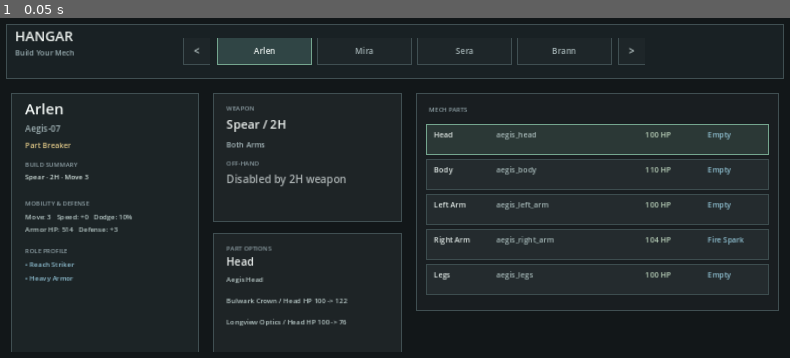
Above: before the commit, frame 1.
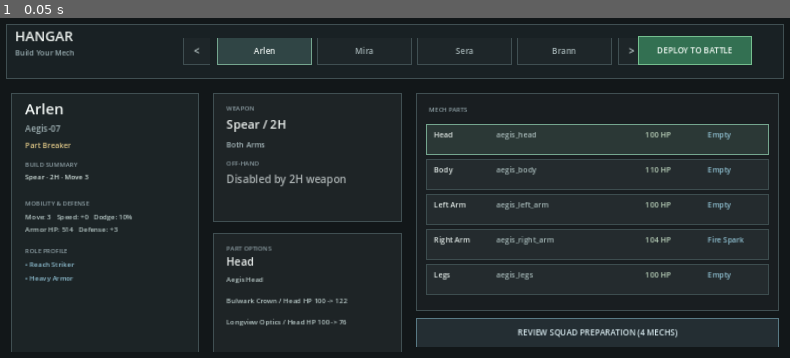
Above: after the commit, the same moment.

Repository: toonnix-github/magic-robot-tactic-war
Game: Godot game, scene res://scenes/hangar.tscn
The game is run twice, just before and just after one commit, with the same random seed, the same clock (stepped at 60 frames per second) and the same inputs.
Inputs:
- Up to frame 1 (0.05 s): no input

The runs differ from the first frame. In frame 1, 5.2% of the frame differs, in the area x 52-99%, y 5-97%.

Commit message:
feat: squad preparation and deploy custom builds into battle (#41)
- Add squad_overview, deploy_loadouts, deploy, and toggle_squad_view to HangarScreen
- Render full 4-mech squad review preparation UI with build identity and deploy triggers
- Wire configure_player_builds and deploy_hangar_builds in main.gd
- Apply custom part stats (Move, Dodge, Accuracy, Defense, and Part HP) directly to battle units
- Add static and acceptance tests covering squad preparation and hangar-to-battle state transfer

Diff:
--- a/src/main.gd
+++ b/src/main.gd
@@ -2344,6 +2344,21 @@
 			var cfg: Dictionary = loadouts[unit_id]
 			if cfg.has("pilot"):
 				_set_unit_pilot(unit, str(cfg["pilot"]))
+			if cfg.has("parts") and cfg["parts"] is Dictionary:
+				var part_stats: Dictionary = mech_build_model.build_stats({"parts": cfg["parts"]})
+				unit["base_move_range"] = int(part_stats.get("move", MOVE_RANGE))
+				unit["current_move_range"] = unit["base_move_range"]
+				unit["dodge"] = int(part_stats.get("dodge", 10))
+				unit["accuracy_modifier"] = int(part_stats.get("accuracy", 0))
+				unit["defense"] = int(part_stats.get("defense", 0))
+				var p_hp: Dictionary = part_stats.get("part_hp", {})
+				for p_name in PART_NAMES:
+					if unit["parts"].has(p_name):
+						var custom_max: int = int(p_hp.get(p_name, PART_MAX_HP))
+						unit["parts"][p_name]["max_hp"] = custom_max
+						unit["parts"][p_name]["hp"] = custom_max
+						unit["parts"][p_name]["destroyed"] = custom_max <= 0
+				unit["hp"] = combat_controller.overall_hp_ratio(unit, PART_NAMES)
 			if cfg.has("weapon") or cfg.has("off_hand") or cfg.has("pilot"):
 				if cfg.has("weapon"):
 					unit["weapon"] = cfg["weapon"]
@@ -2359,6 +2374,25 @@
 			if cfg.has("orbs") and cfg["orbs"] is Dictionary:
 				for part_name in cfg["orbs"]:
 					_install_orb(unit, str(part_name), str(cfg["orbs"][part_name]))
+
+
+func configure_player_builds(builds: Dictionary) -> void:
+	var loadouts: Dictionary = {}
+	for unit_id in builds.keys():
+		loadouts[unit_id] = mech_build_model.battle_loadout_for_build(
+			builds[unit_id],
+			WEAPON_DATA,
+			ORB_DATA,
+			PART_NAMES
+		)
+	configure_player_loadouts(loadouts)
+
+
+func deploy_hangar_builds(hangar) -> void:
+	if hangar == null:
+		return
+	var loadouts: Dictionary = hangar.deploy_loadouts() if hangar.has_method("deploy_loadouts") else {}
+	configure_player_loadouts(loadouts)
 
 
 func _select_mission(mission_id: String, swapped_sides: bool = false) -> void:
--- a/src/ui/hangar_screen.gd
+++ b/src/ui/hangar_screen.gd
@@ -1,5 +1,7 @@
 extends Control
 class_name HangarScreen
+
+signal deploy_requested(loadouts: Dictionary)
 
 const GameDataScript := preload("res://src/data/game_data.gd")
 const MechBuildModelScript := preload("res://src/data/mech_build_model.gd")
@@ -15,6 +17,9 @@
 var unit_tab_rects: Dictionary = {}
 var nav_rects: Dictionary = {}
 var highlighted_part_name := "Head"
+var squad_view_active := false
+var deploy_button_rect := Rect2()
+var squad_toggle_rect := Rect2()
 
 
 func _ready() -> void:
@@ -152,6 +157,16 @@
 	if press_position == null:
 		return
 
+	if deploy_button_rect.has_point(press_position):
+		deploy()
+		accept_event()
+		return
+
+	if squad_toggle_rect.has_point(press_position):
+		toggle_squad_view()
+		accept_event()
+		return
+
 	if nav_rects.get("previous", Rect2()).has_point(press_position):
 		select_previous_unit()
 		accept_event()
@@ -177,10 +192,16 @@
 	_draw_panel(rects["header"], Color(0.10, 0.13, 0.14))
 	_draw_title()
 	_draw_unit_tabs(rects["tabs"])
-	_draw_unit_identity(rects["identity"])
-	_draw_weapon_panel(rects["weapon"])
-	_draw_parts_panel(rects["parts"])
-	_draw_part_options(rects["options"])
+	_draw_deploy_button()
+
+	if squad_view_active:
+		_draw_squad_preparation_view()
+	else:
+		_draw_unit_identity(rects["identity"])
+		_draw_weapon_panel(rects["weapon"])
+		_draw_parts_panel(rects["parts"])
+		_draw_part_options(rects["options"])
+		_draw_squad_toggle_button()
 
 
 func _draw_title() -> void:
@@ -388,3 +409,114 @@
 
 func current_build_signals() -> Dictionary:
 	return build_signals()
+
+
+func squad_overview() -> Array:
+	var overview: Array = []
+	for unit_id in UNIT_IDS:
+		var build: Dictionary = builds.get(unit_id, {})
+		var summary: Dictionary = build_model.build_summary(build, GameDataScript.WEAPON_DATA, GameDataScript.ORB_DATA, GameDataScript.PART_NAMES)
+		var signals: Dictionary = build_model.build_signals(build, GameDataScript.WEAPON_DATA, GameDataScript.ORB_DATA, GameDataScript.PART_NAMES)
+		var stats: Dictionary = signals.get("key_stats", {})
+		overview.append({
+			"unit_id": unit_id,
+			"pilot": _pilot_name(unit_id),
+			"mech": str(summary.get("mech", "")),
+			"weapon": str(summary.get("weapon", "")),
+			"weapon_handedness": str(summary.get("weapon_handedness", "")),
+			"off_hand": str(summary.get("off_hand", "")),
+			"has_shield": bool(summary.get("has_shield", false)),
+			"move": int(stats.get("move", 3)),
+			"max_hp": int(stats.get("max_hp", 0)),
+			"summary_line": str(signals.get("summary_line", "")),
+			"role_tags": signals.get("role_tags", []).duplicate(),
+			"build": build.duplicate(true),
+		})
+	return overview
+
+
+func deploy_loadouts() -> Dictionary:
+	var loadouts: Dictionary = {}
+	for unit_id in UNIT_IDS:
+		var build: Dictionary = builds.get(unit_id, {})
+		loadouts[unit_id] = build_model.battle_loadout_for_build(
+			build,
+			GameDataScript.WEAPON_DATA,
+			GameDataScript.ORB_DATA,
+			GameDataScript.PART_NAMES
+		)
+	return loadouts
+
+
+func deploy() -> Dictionary:
+	var loadouts: Dictionary = deploy_loadouts()
+	deploy_requested.emit(loadouts)
+	return loadouts
+
+
+func toggle_squad_view() -> bool:
+	squad_view_active = not squad_view_active
+	queue_redraw()
+	return squad_view_active
+
+
+func _draw_deploy_button() -> void:
+	deploy_button_rect = Rect2(_p(1030, 38), _p(180, 44))
+	draw_rect(deploy_button_rect, Color(0.20, 0.44, 0.32), true)
+	draw_rect(deploy_button_rect, Color(0.46, 0.75, 0.56), false, 1.5)
+	_draw_centered_text(deploy_button_rect, "DEPLOY TO BATTLE", 13, Color(0.95, 0.98, 0.96))
+
+
+func _draw_squad_toggle_button() -> void:
+	squad_toggle_rect = Rect2(_p(674, 488), _p(580, 46))
+	draw_rect(squad_toggle_rect, Color(0.14, 0.18, 0.20), true)
+	draw_rect(squad_toggle_rect, Color(0.35, 0.48, 0.52), false, 1.5)
+	_draw_centered_text(squad_toggle_rect, "REVIEW SQUAD PREPARATION (4 MECHS)", 13, Color(0.85, 0.92, 0.94))
+
+
+func _draw_squad_preparation_view() -> void:
+	var overview: Array = squad_overview()
+	var col_w: float = (size.x - 56.0) / 4.0
+	var y_top: float = 128.0
+	var h: float = 348.0
+
+	for i in range(overview.size()):
+		var info: Dictionary = overview[i]
+		var col_rect := Rect2(Vector2(26.0 + i * (col_w + 8.0), y_top), Vector2(col_w, h))
+		_draw_panel(col_rect, Color(0.11, 0.14, 0.16))
+
+		var is_active: bool = str(info["unit_id"]) == current_unit_id
+		if is_active:
+			draw_rect(col_rect, Color(0.46, 0.65, 0.56), false, 2.0)
+
+		var px := col_rect.position.x + 14.0
+		draw_string(_font(), Vector2(px, col_rect.position.y + 28), str(info["pilot"]), HORIZONTAL_ALIGNMENT_LEFT, -1.0, _font_size(18), Color(0.94, 0.96, 0.95))
+		draw_string(_font(), Vector2(px, col_rect.position.y + 50), str(info["mech"]), HORIZONTAL_ALIGNMENT_LEFT, -1.0, _font_size(12), Color(0.63, 0.70, 0.71))
+
+		var wep_line := "%s (%s)" % [str(info["weapon"]), str(info["weapon_handedness"])]
+		if bool(info["has_shield"]):
+			wep_line += " + Shield"
+		draw_string(_font(), Vector2(px, col_rect.position.y + 82), wep_line, HORIZONTAL_ALIGNMENT_LEFT, -1.0, _font_size(13), Color(0.86, 0.77, 0.52))
+
+		var stat_line := "Move %d · Armor %d HP" % [int(info["move"]), int(info["max_hp"])]
+		draw_string(_font(), Vector2(px, col_rect.position.y + 110), stat_line, HORIZONTAL_ALIGNMENT_LEFT, -1.0, _font_size(12), Color(0.72, 0.82, 0.80))
+
+		draw_string(_font(), Vector2(px, col_rect.position.y + 142), "SIGNALS:", HORIZONTAL_ALIGNMENT_LEFT, -1.0, _font_size(10), Color(0.55, 0.62, 0.64))
+		var sum_line := str(info["summary_line"])
+		draw_string(_font(), Vector2(px, col_rect.position.y + 162), sum_line, HORIZONTAL_ALIGNMENT_LEFT, col_w - 28.0, _font_size(10), Color(0.78, 0.84, 0.84))
+
+		var tags_y := col_rect.position.y + 210.0
+		for tag in info.get("role_tags", []):
+			draw_string(_font(), Vector2(px, tags_y), "• " + str(tag), HORIZONTAL_ALIGNMENT_LEFT, -1.0, _font_size(10), Color(0.56, 0.75, 0.82))
+			tags_y += 18.0
+
+	# Bottom bar in squad view
+	squad_toggle_rect = Rect2(_p(26, 488), _p(580, 46))
+	draw_rect(squad_toggle_rect, Color(0.14, 0.18, 0.20), true)
+	draw_rect(squad_toggle_rect, Color(0.35, 0.48, 0.52), false, 1.5)
+	_draw_centered_text(squad_toggle_rect, "<- BACK TO MECH CUSTOMIZATION", 13, Color(0.85, 0.92, 0.94))
+
+	var deploy_squad_rect := Rect2(_p(674, 488), _p(580, 46))
+	draw_rect(deploy_squad_rect, Color(0.20, 0.44, 0.32), true)
+	draw_rect(deploy_squad_rect, Color(0.46, 0.75, 0.56), false, 1.5)
+	_draw_centered_text(deploy_squad_rect, "CONFIRM & DEPLOY SQUAD TO BATTLE", 14, Color(0.95, 0.98, 0.96))
--- a/tests/godot/battle_milestone_test.gd
+++ b/tests/godot/battle_milestone_test.gd
@@ -116,6 +116,7 @@
 	_run_phase2_weapon_offhand_rules_acceptance(scene)
 	_run_phase2_orb_installation_acceptance(scene)
 	_run_phase2_build_summary_and_signals_acceptance(scene)
+	_run_phase2_squad_deploy_builds_acceptance(scene)
 
 	if _failures.is_empty():
 
@@ -3374,6 +3375,75 @@
 	hangar.queue_free()
 
 
+func _run_phase2_squad_deploy_builds_acceptance(scene: Control) -> void:
+	var HangarScreenScript = load("res://src/ui/hangar_screen.gd")
+	var hangar = HangarScreenScript.new()
+	hangar._ready()
+
+	_assert_true(hangar.has_signal("deploy_requested"), "#41: hangar has deploy_requested signal")
+	_assert_true(hangar.has_method("squad_overview"), "#41: hangar has squad_overview method")
+	_assert_true(hangar.has_method("deploy_loadouts"), "#41: hangar has deploy_loadouts method")
+	_assert_true(hangar.has_method("deploy"), "#41: hangar has deploy method")
+	_assert_true(scene.has_method("deploy_hangar_builds"), "#41: scene has deploy_hangar_builds method")
+	_assert_true(scene.has_method("configure_player_builds"), "#41: scene has configure_player_builds method")
+
+	if not _failures.is_empty():
+		hangar.queue_free()
+		return
+
+	_test_phase2_squad_overview_content(hangar)
+	_test_phase2_deploy_hangar_builds_to_battle(scene, hangar)
+	_test_phase2_redeploy_after_hangar_change(scene, hangar)
+	hangar.queue_free()
+
+
+func _test_phase2_squad_overview_content(hangar) -> void:
+	var overview: Array = hangar.squad_overview()
+	_assert_equal(overview.size(), 4, "#41: squad overview contains all 4 units")
+	for unit_info in overview:
+		_assert_true(unit_info.has("unit_id"), "#41: squad item has unit_id")
+		_assert_true(unit_info.has("pilot"), "#41: squad item has pilot")
+		_assert_true(unit_info.has("mech"), "#41: squad item has mech")
+		_assert_true(unit_info.has("weapon"), "#41: squad item has weapon")
+		_assert_true(unit_info.has("move"), "#41: squad item has move")
+		_assert_true(unit_info.has("summary_line"), "#41: squad item has summary_line")
+
+
+func _test_phase2_deploy_hangar_builds_to_battle(scene: Control, hangar) -> void:
+	scene._load_mission("ancient_ruins", false)
+	hangar.select_unit("arlen")
+	hangar.swap_part("Legs", "sprinter_legs")
+	hangar.install_orb("Head", "lightning_r")
+
+	hangar.select_unit("sera")
+	var sera_build = hangar.builds["sera"].duplicate(true)
+	sera_build["off_hand"] = "Shield"
+	hangar.builds["sera"] = sera_build
+
+	scene.deploy_hangar_builds(hangar)
+
+	var arlen = scene._unit_by_id("arlen")
+	_assert_equal(int(arlen["base_move_range"]), 4, "#41: Arlen deployed with sprinter_legs Move 4")
+	_assert_equal(int(arlen["parts"]["Legs"]["max_hp"]), 72, "#41: Arlen Legs part HP updated from sprinter_legs")
+	_assert_equal(arlen["parts"]["Head"]["orb"], "lightning_r", "#41: Arlen deployed with installed Head Orb")
+
+	var sera = scene._unit_by_id("sera")
+	_assert_equal(sera["off_hand"], "Shield", "#41: Sera deployed with Shield off-hand")
+	_assert_true(scene._has_off_hand_shield(sera), "#41: Sera has active off-hand Shield in battle")
+
+
+func _test_phase2_redeploy_after_hangar_change(scene: Control, hangar) -> void:
+	scene._load_mission("ancient_ruins", false)
+	hangar.select_unit("arlen")
+	hangar.swap_part("Legs", "bulwark_legs")
+
+	scene.deploy_hangar_builds(hangar)
+
+	var arlen = scene._unit_by_id("arlen")
+	_assert_equal(int(arlen["base_move_range"]), 2, "#41: Arlen re-deployed with bulwark_legs Move 2")
+	_assert_equal(int(arlen["parts"]["Legs"]["max_hp"]), 132, "#41: Arlen Legs part HP updated from bulwark_legs")
+
+
 func _assert_true(actual: bool, message: String) -> void:
 
 
Not shown, changed: tests/test_battle_milestone_static.py
